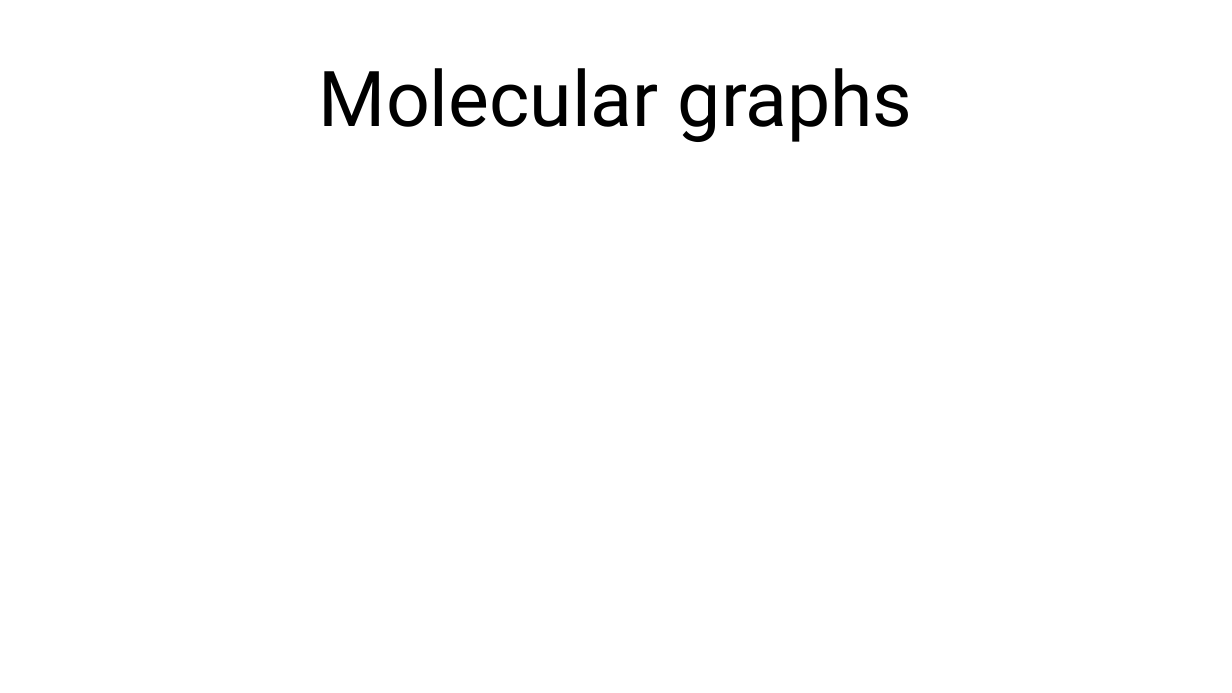
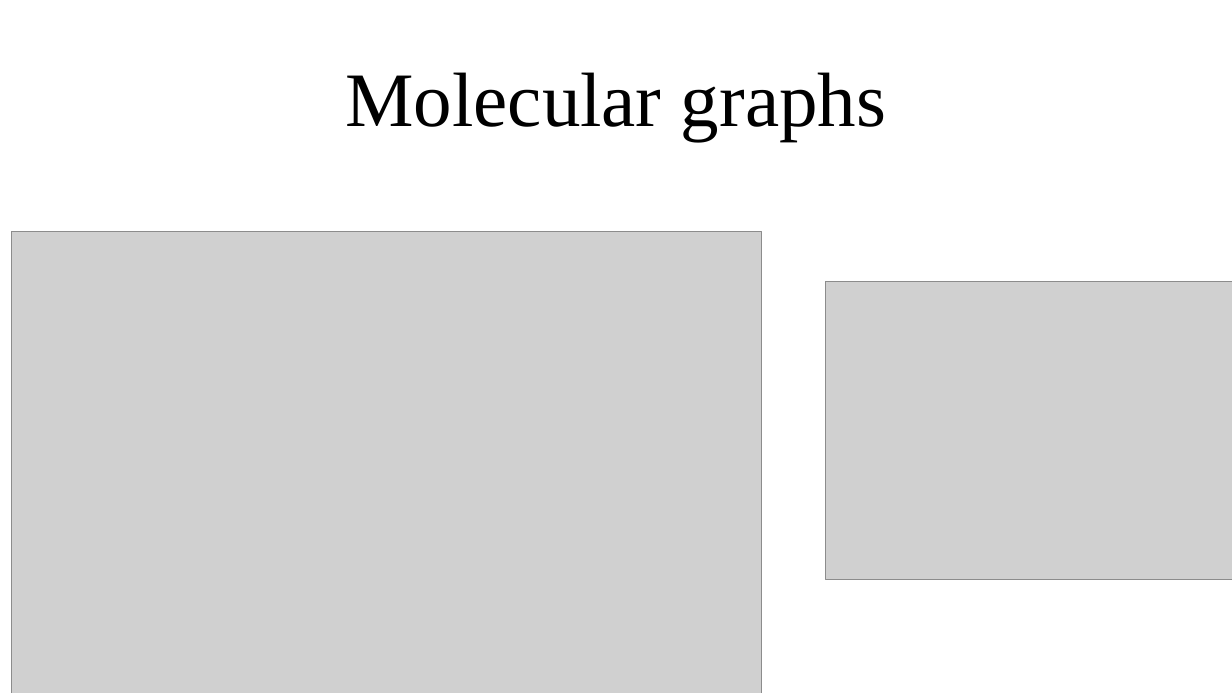
Before and after one commit to karsten3112/Computational-Physics, a slide deck: slide 1 of Portfolio-slides/Molecular graphs.pptx. Drawn at 1232x693 pixels with LibreOffice and Linux fonts; fonts in the diff are those of the drawing; grey boxes stand for pictures. Boxes give left, top, right and bottom in pixels: in the first picture for what was removed or moved away, otherwise in the second. Text is boxed around its words. In the diff, an @@ line names an element or a change of style, - is before the commit and + after.

```diff
--- a/Portfolio-slides/Molecular graphs.pptx
+++ b/Portfolio-slides/Molecular graphs.pptx
@@ title "Molecular graphs" at (x1=346, y1=72, x2=886, y2=141): font Roboto to Times New Roman @@
@@ picture added at (x1=11, y1=231, x2=762, y2=693) @@
@@ picture added at (x1=826, y1=282, x2=1232, y2=579) @@
```
Also in this commit, not shown: 10 slides added, 1 other file.
